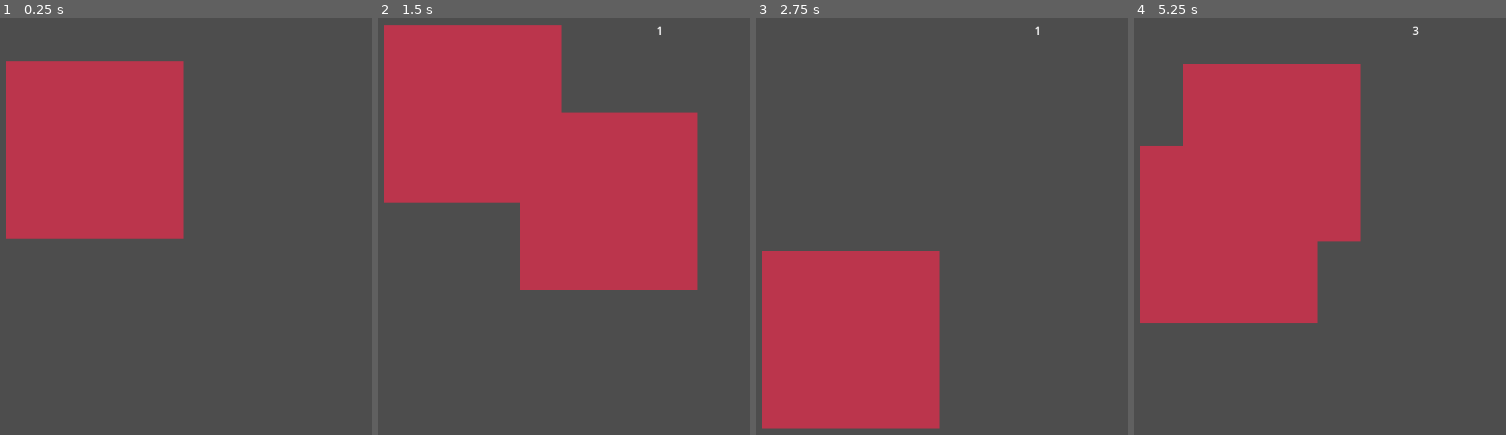
Above: before the commit, frames 1-4 (left to right).
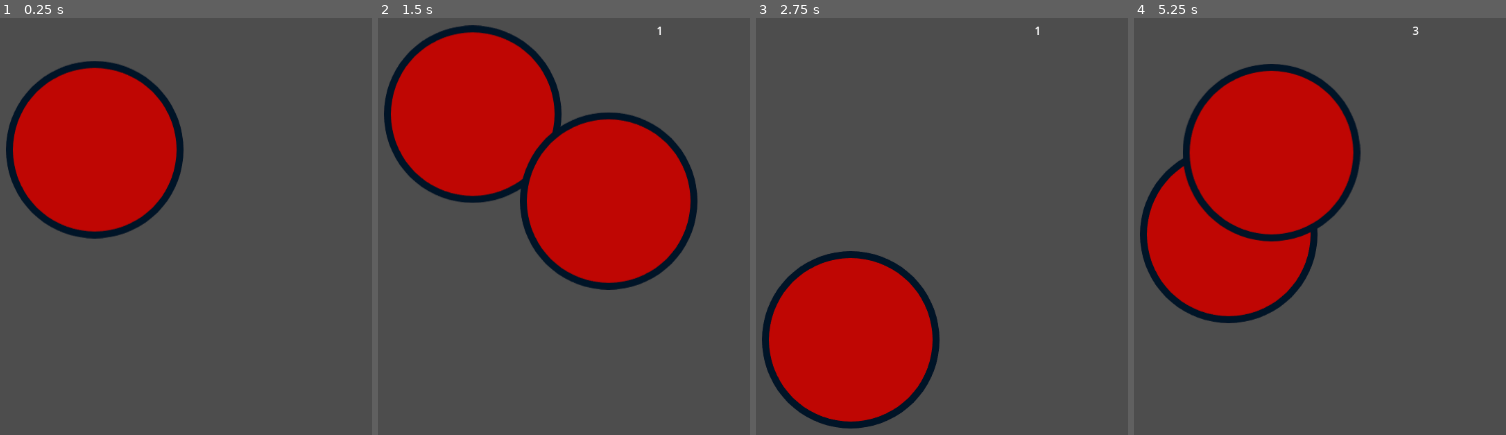
Above: after the commit, the same moments.

Repository: casellner/Idle-Jacks
Game: Godot game, scene res://game.tscn
Two runs of this game, one before a commit and one after it. Both use one fixed random seed, a clock stepped at 60 frames per second and the inputs below.
Inputs (mouse positions are in pixels of both pictures, inside the frame that each line leads up to):
- Up to frame 1 (0.25 s): no input
- Up to frame 2 (1.5 s): tap Enter (ui_accept) at 0.5, 0.77 s; click (608, 201) at 1.25 s
- Up to frame 3 (2.75 s): click (986, 201) at 2 s
- Up to frame 4 (5.25 s): tap Enter (ui_accept) at 2.75, 3.02, 5 s; click (1241, 168) at 3.5 s

The runs differ from the first frame. In frame 1, 20% of the frame differs, in the area x 1-50%, y 10-53%; in frame 2, 38%, in the area x 1-87%, y 1-66%; in frame 3, 20%; in frame 4, 32%.

Commit message:
Replace temporary ball sprite

Diff:
--- a/Godot/scripts/jack.gd
+++ b/Godot/scripts/jack.gd
@@ -13,3 +13,4 @@
 
 func _on_texture_button_button_down() -> void:
 	print("jack clicked")
+	# queue_free()
Binary file changed: Godot/sprites/ball.png
